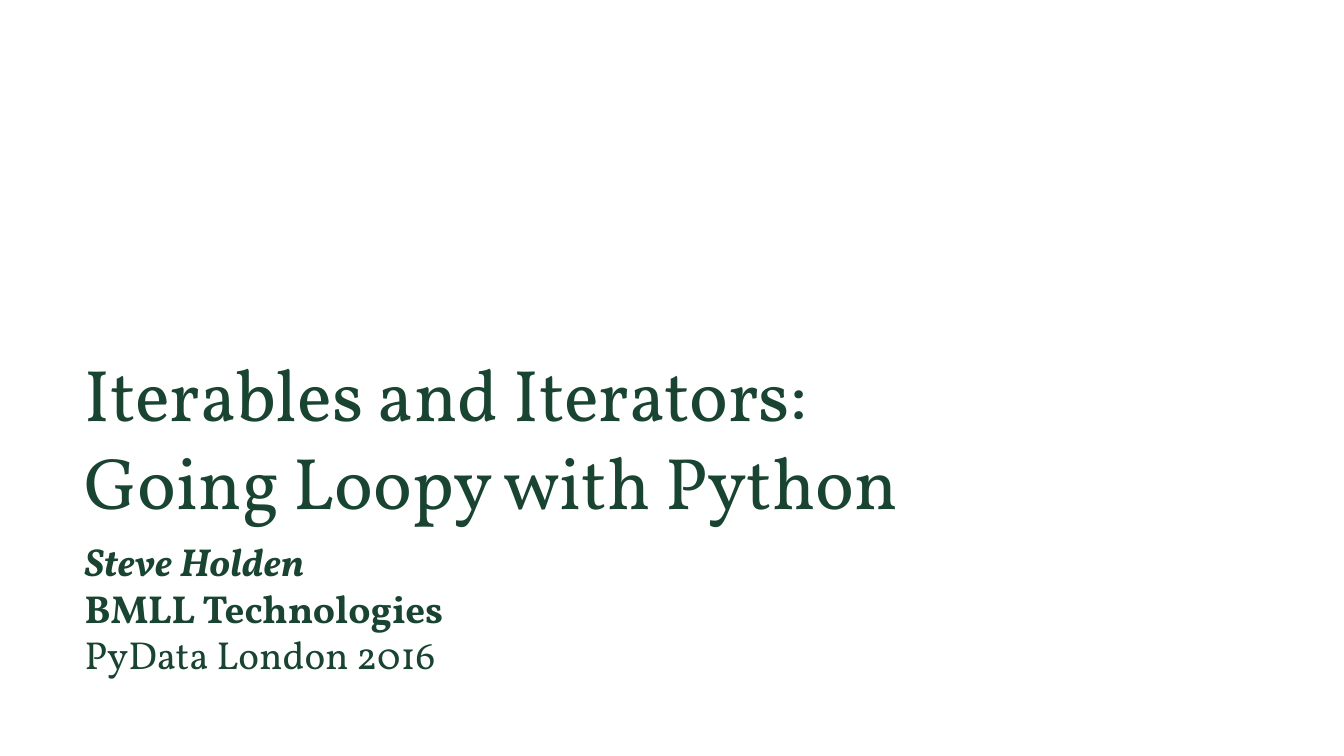
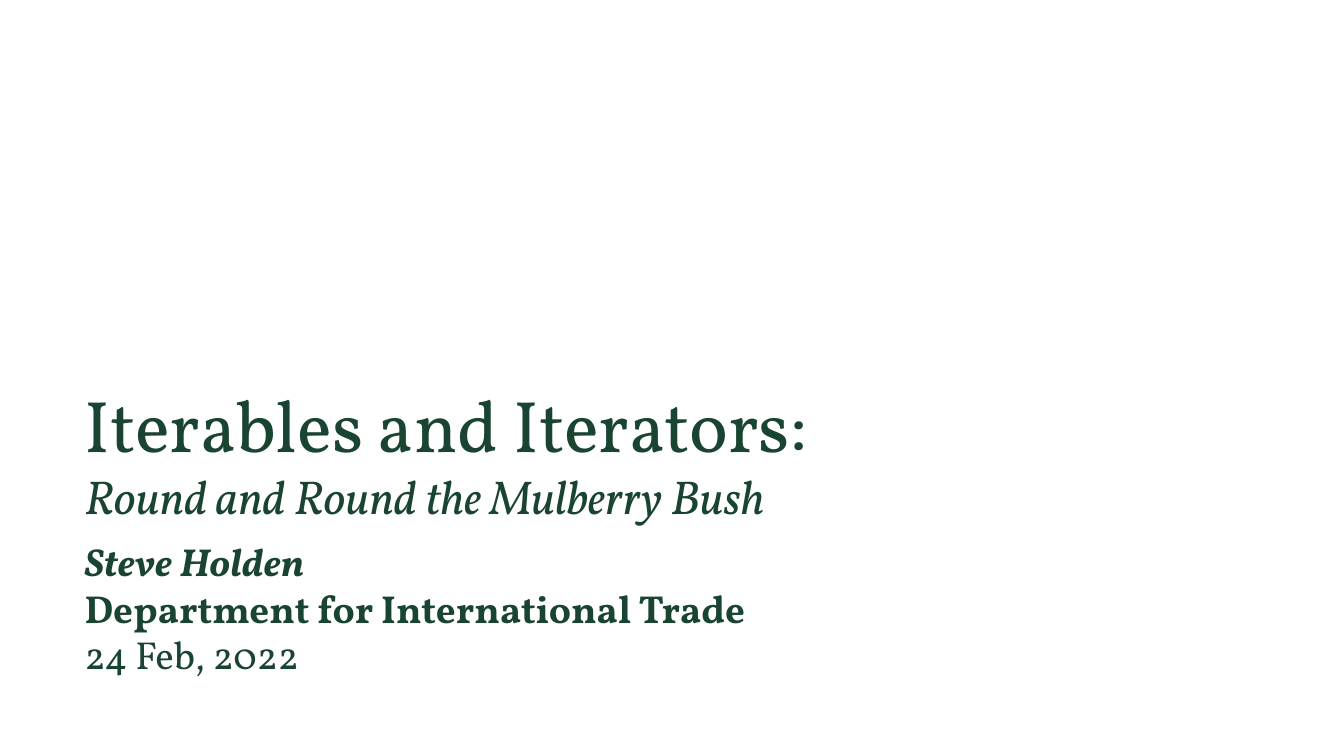
Before and after one commit to steveholden/iteration, a slide deck: slide 1 of iterables.pptx. Drawn at 1344x756 pixels with LibreOffice and Linux fonts; fonts in the diff are those of the drawing; background and template pictures are left out. Boxes give left, top, right and bottom in pixels: in the first picture for what was removed or moved away, otherwise in the second. Text is boxed around its words. In the diff, an @@ line names an element or a change of style, - is before the commit and + after.

```diff
--- a/iterables.pptx
+++ b/iterables.pptx
@@ title at <box>85,400,808,526</box>: text changed; size 43 to 28 pt; italic on @@
-Iterables and Iterators:
-Going Loopy with Python
+Iterables and Iterators:
+Round and Round the Mulberry Bush
@@ subtitle at <box>85,595,746,676</box>: text changed @@
-BMLL Technologies
-PyData London 2016
+Department for International Trade
+24 Feb, 2022
```
Also in this commit, not shown: 16 other slides changed, 4 slides added, 1 slide removed, 9 other files.
